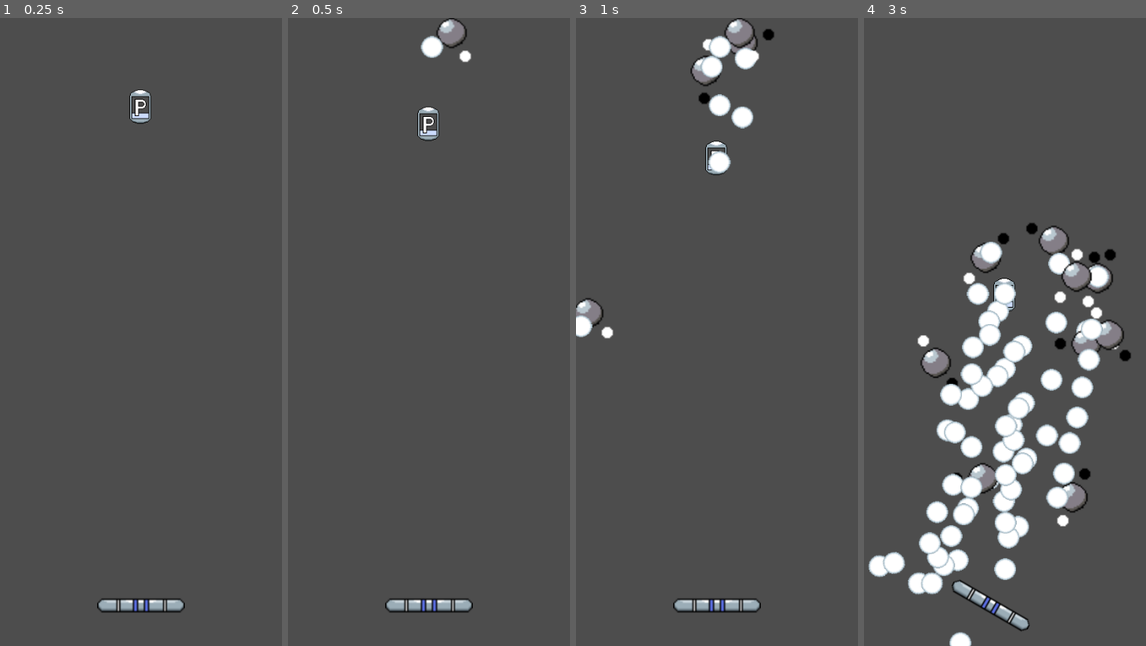
Above: before the commit, frames 1-4 (left to right).
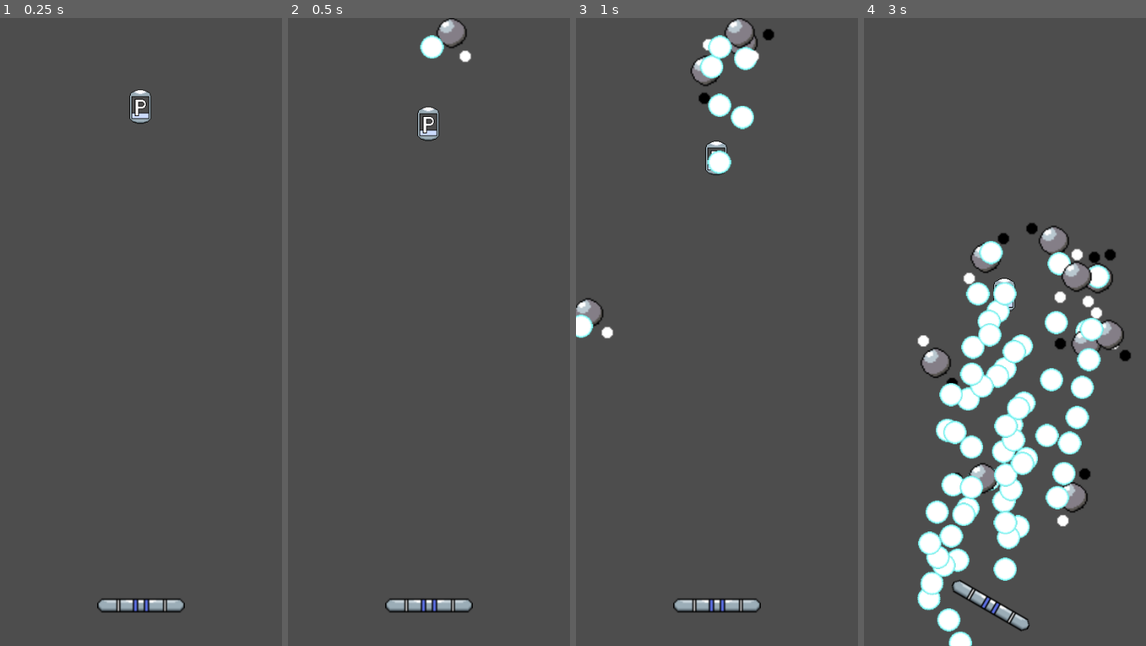
Above: after the commit, the same moments.

Repository: dommie123/Bullet_Hell
Game: Godot game, scene res://nodes/main.tscn
Two runs of this game, one before a commit and one after it. Both use one fixed random seed, a clock stepped at 60 frames per second and the inputs below.
Inputs (mouse positions are in pixels of both pictures, inside the frame that each line leads up to):
- Up to frame 1 (0.25 s): no input
- Up to frame 2 (0.5 s): no input
- Up to frame 3 (1 s): move the mouse to (717, 608) at 0.52 s; tap Space (shift, bound only after the commit) at 0.6 s
- Up to frame 4 (3 s): move the mouse to (948, 363) at 1.27 s; click (948, 363) at 1.35 s; tap Space (shift, bound only after the commit) at 1.55, 2.3, 2.85 s; move the mouse to (1033, 193) at 2.02 s; hold Right mouse button (rotate_right) 2.03-2.78 s; move the mouse to (990, 457) at 2.77 s

Frame 1 is identical in both runs. In frame 2, 0.1% of the frame differs, in the area x 46-56%, y 2-7%; in frame 3, 0.6%; in frame 4, 5.5%, in the area x 1-88%, y 35-100%.

Commit message:
Added basic color shifting (Patches)
Added enumerators into bullets, enemies, and player to denote colors

Added collision layers for each type of object and their colors

Added ability to shift using space bar.

Diff:
--- a/nodes/bullet.tscn
+++ b/nodes/bullet.tscn
@@ -22,14 +22,14 @@
 
 [node name="Bullet" type="RigidBody2D"]
 material = SubResource("ShaderMaterial_trqu3")
-position = Vector2(203, 63)
-collision_layer = 2
+collision_layer = 0
+collision_mask = 0
 physics_material_override = SubResource("PhysicsMaterial_s2m05")
 gravity_scale = 0.0
 script = ExtResource("1_6leip")
 
 [node name="Icon" type="Sprite2D" parent="."]
-scale = Vector2(1.008, 1)
+scale = Vector2(1.07227, 1.0625)
 texture = ExtResource("1_reotx")
 
 [node name="CollisionShape2D" type="CollisionShape2D" parent="."]
@@ -37,6 +37,4 @@
 
 [node name="VisibleOnScreenNotifier2D" type="VisibleOnScreenNotifier2D" parent="."]
 
-[connection signal="body_entered" from="." to="." method="_on_body_entered"]
-[connection signal="body_exited" from="." to="." method="_on_body_exited"]
 [connection signal="screen_exited" from="VisibleOnScreenNotifier2D" to="." method="_on_screen_exited"]
--- a/nodes/enemy.tscn
+++ b/nodes/enemy.tscn
@@ -149,8 +149,6 @@
 position = Vector2(37, 33)
 script = ExtResource("1_m52gn")
 bullet_scene = ExtResource("2_yxds1")
-currentState = 2
-xYInverted = true
 
 [node name="AnimatedSprite2D" type="AnimatedSprite2D" parent="."]
 scale = Vector2(2, 2)
--- /dev/null
+++ b/nodes/level.tscn
@@ -0,0 +1,14 @@
+[gd_scene load_steps=4 format=3 uid="uid://cvcy0672c6r1s"]
+
+[ext_resource type="Script" path="res://scripts/Level.gd" id="1_c6vs6"]
+[ext_resource type="PackedScene" uid="uid://d18a07m61bxpn" path="res://nodes/player.tscn" id="2_0f64s"]
+[ext_resource type="PackedScene" uid="uid://eu3b6h326b4b" path="res://nodes/enemy.tscn" id="3_frxes"]
+
+[node name="Level" type="Node2D"]
+script = ExtResource("1_c6vs6")
+
+[node name="Player" parent="." instance=ExtResource("2_0f64s")]
+
+[node name="Enemy" parent="." instance=ExtResource("3_frxes")]
+
+[connection signal="enemy_fled" from="Enemy" to="." method="_on_enemy_enemy_fled"]
--- a/project.godot
+++ b/project.godot
@@ -36,6 +36,22 @@
 "events": [Object(InputEventMouseButton,"resource_local_to_scene":false,"resource_name":"","device":-1,"window_id":0,"a …(236 unchanged characters)…
 ]
 }
+shift={
+"deadzone": 0.5,
+"events": [Object(InputEventKey,"resource_local_to_scene":false,"resource_name":"","device":-1,"window_id":0,"alt_pressed":false,"shift_pressed":false,"ctrl_pressed":false,"meta_pressed":false,"pressed":false,"keycode":0,"physical_keycode":32,"key_label":0,"unicode":32,"echo":false,"script":null)
+]
+}
+
+[layer_names]
+
+2d_physics/layer_1="PlayerShip Cyan"
+2d_physics/layer_2="PlayerShip Magenta"
+2d_physics/layer_3="PlayerPaddle Cyan"
+2d_physics/layer_4="PlayerPaddle Magenta"
+2d_physics/layer_5="Enemy Cyan"
+2d_physics/layer_6="Enemy Magenta"
+2d_physics/layer_7="Bullet Cyan"
+2d_physics/layer_8="Bullet Magenta"
 
 [rendering]
 
--- a/scripts/Player.gd
+++ b/scripts/Player.gd
@@ -4,6 +4,9 @@
 
 var yIsLocked: bool
 var initialYPos: float
+
+enum color {cyan, magenta}#ADDED enumerator used to denote colors throughout the code. Use these when describing a color of enemy, player or bullet
+var shipColor : color = color.cyan #what color the ship currently is
 
 const MAX_ROTATION = PI / 6 # 30 degrees in radians
 
@@ -29,7 +32,43 @@
 		rotate(-(PI / 24))
 	elif Input.is_action_pressed("rotate_right") and rotation < MAX_ROTATION:
 		rotate(PI / 24)
+	if Input.is_action_just_pressed("shift"):
+		Shift()
 
+
+func Shift(): #ADDED funciton that lets the player shift colors (space bar)
+	print(shipColor)
+	print("SHIFT")
+	if shipColor == color.cyan:
+		shipColor = color.magenta
+		set_collision_layer_value(1,false)#sets ship and paddle collision cyan to false
+		set_collision_layer_value(3,false)
+
+		set_collision_layer_value(2,true)#sets ship and paddle collision magenta to true
+		set_collision_layer_value(4,true)
+
+		set_collision_mask_value(5,false) #sets enemy collision
+		set_collision_mask_value(6,true)
+
+		set_collision_mask_value(7,false) #sets bullet collision
+		set_collision_mask_value(8,true)
+
+	elif shipColor == color.magenta:
+		shipColor = color.cyan
+		set_collision_layer_value(2,false)#sets ship and paddle collision magenta to false
+		set_collision_layer_value(4,false)
+
+		set_collision_layer_value(1,true)#sets ship and paddle collision cyan to true
+		set_collision_layer_value(3,true)
+
+		set_collision_mask_value(5,true) #sets enemy collision
+		set_collision_mask_value(6,false)
+
+		set_collision_mask_value(7,true) #sets bullet collision
+		set_collision_mask_value(8,false)
+
+	#TO ADD: Player and paddle animation when shifting colors
+	pass
 
 func _on_body_entered(body):
 	# TODO reflect ONLY when color is same as bullet
--- a/scripts/bullet.gd
+++ b/scripts/bullet.gd
@@ -1,19 +1,38 @@
 extends RigidBody2D
 
-@export var isMagenta: bool
+#@export var isMagenta: bool
 
 var damage: int
 var pierce: int
 var bulletGrace: bool
+
+var cyanBulletTexture : Texture2D
+var magentaBulletTexture : Texture2D
+
+enum color {cyan, magenta}#ADDED enumerator used to denote colors throughout the code. Use these when describing a color of enemy or bullet
+var bulletColor : color
 
 func _ready():
 	damage = 1
 	pierce = 1
 	bulletGrace = false
 
-	if isMagenta:
-		set_collision_layer_value(3, true)
-		set_collision_layer_value(2, false)
+	cyanBulletTexture = load("res://assets/Cyan Bullet.png")
+	magentaBulletTexture = load("res://assets/Magenta Bullet.png")
+
+	if bulletColor == color.cyan:
+		set_collision_layer_value(7, true)
+		set_collision_layer_value(8, false)
+		set_collision_mask_value(3, true)
+		set_collision_mask_value(4, false)
+		$Icon.texture = cyanBulletTexture
+
+	elif bulletColor == color.magenta:
+		set_collision_layer_value(7, false)
+		set_collision_layer_value(8, true)
+		set_collision_mask_value(3, false)
+		set_collision_mask_value(4, true)
+		$Icon.texture = magentaBulletTexture
 
 
 func _process(delta):
--- a/scripts/enemy.gd
+++ b/scripts/enemy.gd
@@ -15,6 +15,8 @@
 	MEGABYTE = 4,
 	GIGABYTE = 5
 }
+
+enum color {cyan,magenta} #ADDED enumerator used to denote colors throughout the code. Use these when describing a color of enemy or bullet
 
 signal enemy_fled
 signal enemy_killed
@@ -90,6 +92,7 @@
 		assert(false, "Trojan enemies cannot shoot the player!")
 
 	var bullet = bullet_scene.instantiate()
+	bullet.bulletColor = color.cyan #TEMPORARY. ALL BULLETS SHOT ARE CYAN RIGHT NOW
 
 	bullet.position = position
 	var direction = $BulletLauncher.rotation
Binary file added: assets/Cyan Bullet.png
Not shown, added: assets/Cyan Bullet.png.import
Binary file added: assets/Magenta Bullet.png
Not shown, added: assets/Magenta Bullet.png.import
